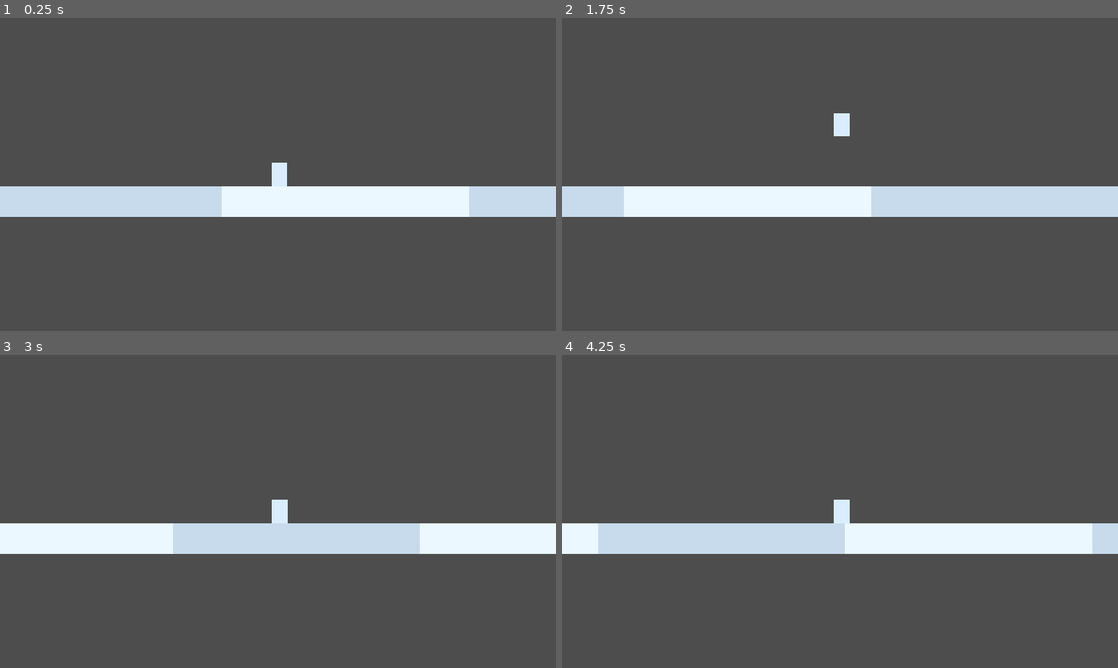
Above: before the commit, frames 1-4 (two rows, left to right).
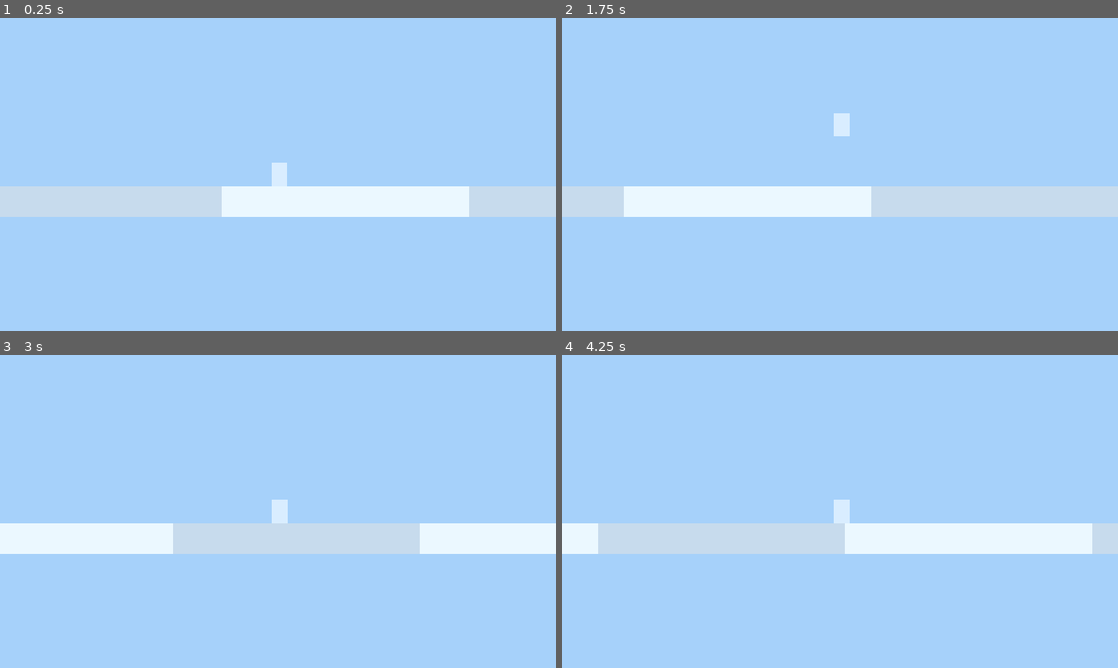
Above: after the commit, the same moments.

Repository: Kiernan-Hub/Aurora
Game: Godot game, scene res://scenes/main.tscn
Same seed, same stepped clock (60 frames per second), same inputs: the game is played once before the commit and once after it.
Inputs:
- Up to frame 1 (0.25 s): no input
- Up to frame 2 (1.75 s): tap Enter (ui_accept) at 0.5, 0.77, 1.52 s
- Up to frame 3 (3 s): no input
- Up to frame 4 (4.25 s): tap Enter (ui_accept) at 3.02, 3.77 s

The runs differ from the first frame. In frame 1, 90% of the frame differs, in the area x 0-100%, y 0-100%; in frame 2, 90%; in frame 3, 90%; in frame 4, 90%.

Commit message:
parallax background: single static layer, not yet endless

Diff:
--- a/scenes/main.tscn
+++ b/scenes/main.tscn
@@ -6,6 +6,18 @@
 
 [node name="Main" type="Node2D" unique_id=564781199]
 script = ExtResource("3")
+
+[node name="ParallaxBackground" type="ParallaxBackground" parent="." unique_id=1047312801]
+
+[node name="ParallaxLayer" type="ParallaxLayer" parent="ParallaxBackground" unique_id=187302441]
+motion_scale = Vector2(0.3, 0.3)
+
+[node name="Sky" type="ColorRect" parent="ParallaxBackground/ParallaxLayer" unique_id=21388490]
+offset_left = -2048.0
+offset_top = -1024.0
+offset_right = 2048.0
+offset_bottom = 1024.0
+color = Color(0.65, 0.82, 0.98, 1)
 
 [node name="Player" parent="." unique_id=1995330198 instance=ExtResource("1")]
 position = Vector2(64, 136)
